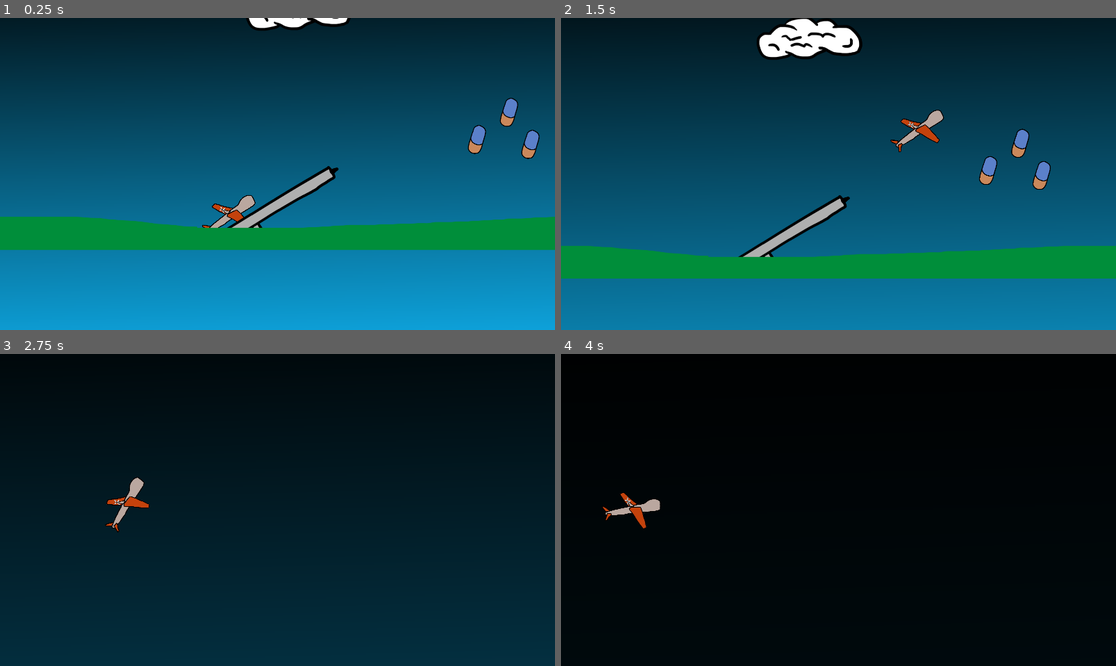
Above: before the commit, frames 1-4 (two rows, left to right).
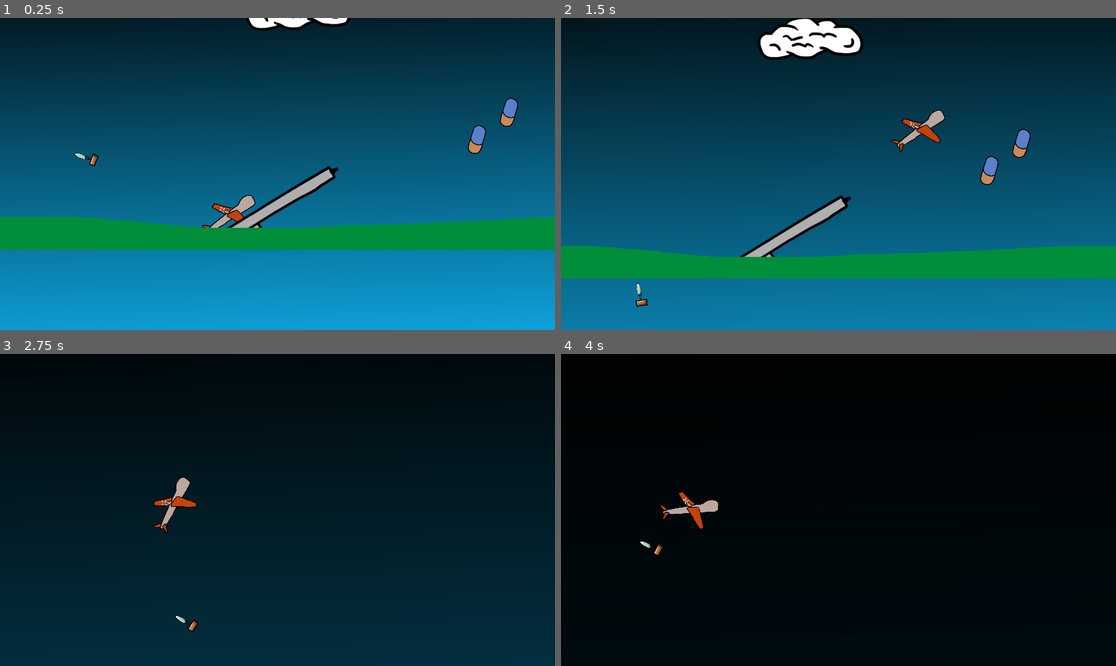
Above: after the commit, the same moments.

Repository: SirLich/ldjam-53
Game: Godot game, scene res://game.tscn
Two runs of this game, one before a commit and one after it. Both use one fixed random seed, a clock stepped at 60 frames per second and the inputs below.
Inputs (mouse positions are in pixels of both pictures, inside the frame that each line leads up to):
- Up to frame 1 (0.25 s): no input
- Up to frame 2 (1.5 s): tap Enter at 0.5 s; move the mouse to (960, 158) at 0.52 s; hold D 0.53-1.28 s; tap Space (spacebar) at 0.6, 1.35 s; move the mouse to (727, 189) at 1.27 s; hold S from 1.28 s (still down)
- Up to frame 3 (2.75 s): move the mouse to (333, 441) at 2.02 s; release S at 2.03 s; hold D from 2.03 s (still down); tap F at 2.1 s; tap Space (spacebar) at 2.3 s
- Up to frame 4 (4 s): move the mouse to (810, 572) at 2.77 s; release D at 2.78 s; hold W 2.78-3.53 s; tap Space (spacebar) at 2.85, 3.6 s; move the mouse to (1005, 556) at 3.52 s; hold A from 3.53 s (still down)

The runs differ from the first frame. In frame 1, 0.3% of the frame differs, in the area x 13-98%, y 35-48%; in frame 2, 1.3%, in the area x 13-89%, y 0-93%; in frame 3, 1.0%; in frame 4, 0.8%.

Commit message:
Start working on art

Diff:
--- a/scenes/drone/drone.gd
+++ b/scenes/drone/drone.gd
@@ -9,6 +9,7 @@
 var launched = false
 
 @onready var pcam : PhantomCamera2D = $Pcam
+@export var package_scene : PackedScene
 @export var world : Node2D
 
 func launch():
@@ -25,6 +26,13 @@
 func _ready():
 	pass # Replace with function body.
 
+func _input(event):
+	if launched and event.is_action_released("spacebar"):
+		var new_package = package_scene.instantiate()
+		new_package.global_position = global_position
+		world.add_child(new_package)
+		new_package.global_position = global_position
+
 func _process(delta):
 	if acceleration:
 		speed = speed * acceleration * delta
--- a/scenes/drone/drone.tscn
+++ b/scenes/drone/drone.tscn
@@ -1,7 +1,8 @@
-[gd_scene load_steps=7 format=3 uid="uid://cwlmal66y0pqe"]
+[gd_scene load_steps=8 format=3 uid="uid://cwlmal66y0pqe"]
 
 [ext_resource type="Script" path="res://scenes/drone/drone.gd" id="1_0dw7l"]
 [ext_resource type="Texture2D" uid="uid://dxrcmy5n3ujpj" path="res://scenes/drone/drone.png" id="1_pqu5d"]
+[ext_resource type="PackedScene" uid="uid://pvqa1wvqcjnb" path="res://scenes/package/package.tscn" id="2_k34j8"]
 [ext_resource type="Script" path="res://addons/phantom_camera/scripts/phantom_camera/phantom_camera_2D.gd" id="3_s0noo"]
 [ext_resource type="Script" path="res://addons/phantom_camera/scripts/resources/tween_resource.gd" id="3_xvibx"]
 
@@ -17,15 +18,16 @@
 
 [node name="Drone" type="Node2D"]
 script = ExtResource("1_0dw7l")
+package_scene = ExtResource("2_k34j8")
 
 [node name="Pcam" type="Node2D" parent="."]
-position = Vector2(700, 0)
+position = Vector2(500, 0)
 script = ExtResource("3_s0noo")
 priority = 0
 zoom = Vector2(1, 1)
 follow_mode = 2
 follow_target = NodePath("..")
-follow_parameters/target_offset = Vector2(700, 0)
+follow_parameters/target_offset = Vector2(500, 0)
 follow_parameters/damping = true
 follow_parameters/damping_value = 10.0
 tween_parameters = SubResource("Resource_daekj")
--- /dev/null
+++ b/scenes/package/package.gd
@@ -0,0 +1,17 @@
+extends Node2D
+
+@export var fall_speed = 300
+var side_speed = 500
+var friction = 500
+
+func _process(delta):
+	position.y += fall_speed * delta
+	position.x += side_speed * delta
+
+	if side_speed > 0:
+		side_speed -= (delta * friction)
+	else:
+		side_speed = 0
+
+
+	rotation =  -max(side_speed / fall_speed, 0.2)
--- /dev/null
+++ b/scenes/package/package.tscn
@@ -0,0 +1,181 @@
+[gd_scene load_steps=16 format=3 uid="uid://pvqa1wvqcjnb"]
+
+[ext_resource type="Script" path="res://scenes/package/package.gd" id="1_5gtdt"]
+[ext_resource type="Texture2D" uid="uid://bvr843p7uvu6y" path="res://scenes/package/parachute.png" id="1_a0gae"]
+[ext_resource type="Texture2D" uid="uid://cjdq36dbkowag" path="res://scenes/package/package.png" id="2_53pns"]
+
+[sub_resource type="Animation" id="Animation_k172s"]
+resource_name = "sway"
+loop_mode = 1
+tracks/0/type = "value"
+tracks/0/imported = false
+tracks/0/enabled = true
+tracks/0/path = NodePath("Box:texture")
+tracks/0/interp = 1
+tracks/0/loop_wrap = true
+tracks/0/keys = {
+"times": PackedFloat32Array(),
+"transitions": PackedFloat32Array(),
+"update": 1,
+"values": []
+}
+tracks/1/type = "value"
+tracks/1/imported = false
+tracks/1/enabled = true
+tracks/1/path = NodePath("Box:position")
+tracks/1/interp = 1
+tracks/1/loop_wrap = true
+tracks/1/keys = {
+"times": PackedFloat32Array(0, 0.5, 1),
+"transitions": PackedFloat32Array(1, 1, 1),
+"update": 0,
+"values": [Vector2(0, 0), Vector2(0, 0), Vector2(0, 0)]
+}
+tracks/2/type = "value"
+tracks/2/imported = false
+tracks/2/enabled = true
+tracks/2/path = NodePath("Box:rotation")
+tracks/2/interp = 1
+tracks/2/loop_wrap = true
+tracks/2/keys = {
+"times": PackedFloat32Array(0, 0.5, 1),
+"transitions": PackedFloat32Array(1, 1, 1),
+"update": 0,
+"values": [0.0756944, -0.167348, 0.0756944]
+}
+
+[sub_resource type="Animation" id="Animation_8lhjd"]
+resource_name = "Open"
+length = 0.3529
+tracks/0/type = "value"
+tracks/0/imported = false
+tracks/0/enabled = true
+tracks/0/path = NodePath("../Visuals/Parachute:scale")
+tracks/0/interp = 1
+tracks/0/loop_wrap = true
+tracks/0/keys = {
+"times": PackedFloat32Array(0, 0.3),
+"transitions": PackedFloat32Array(1, 1),
+"update": 0,
+"values": [Vector2(0.2, 1), Vector2(1, 1)]
+}
+
+[sub_resource type="Animation" id="Animation_giule"]
+length = 0.001
+tracks/0/type = "value"
+tracks/0/imported = false
+tracks/0/enabled = true
+tracks/0/path = NodePath("../Visuals/Parachute:scale")
+tracks/0/interp = 1
+tracks/0/loop_wrap = true
+tracks/0/keys = {
+"times": PackedFloat32Array(0),
+"transitions": PackedFloat32Array(1),
+"update": 0,
+"values": [Vector2(0.2, 1)]
+}
+tracks/1/type = "value"
+tracks/1/imported = false
+tracks/1/enabled = true
+tracks/1/path = NodePath("Box:texture")
+tracks/1/interp = 1
+tracks/1/loop_wrap = true
+tracks/1/keys = {
+"times": PackedFloat32Array(0),
+"transitions": PackedFloat32Array(1),
+"update": 1,
+"values": [ExtResource("2_53pns")]
+}
+tracks/2/type = "value"
+tracks/2/imported = false
+tracks/2/enabled = true
+tracks/2/path = NodePath("Box:position")
+tracks/2/interp = 1
+tracks/2/loop_wrap = true
+tracks/2/keys = {
+"times": PackedFloat32Array(0),
+"transitions": PackedFloat32Array(1),
+"update": 0,
+"values": [Vector2(0, 0)]
+}
+tracks/3/type = "value"
+tracks/3/imported = false
+tracks/3/enabled = true
+tracks/3/path = NodePath("Box:rotation")
+tracks/3/interp = 1
+tracks/3/loop_wrap = true
+tracks/3/keys = {
+"times": PackedFloat32Array(0),
+"transitions": PackedFloat32Array(1),
+"update": 0,
+"values": [0.0756944]
+}
+
+[sub_resource type="AnimationLibrary" id="AnimationLibrary_5lcn0"]
+_data = {
+"Open": SubResource("Animation_8lhjd"),
+"RESET": SubResource("Animation_giule"),
+"sway": SubResource("Animation_k172s")
+}
+
+[sub_resource type="AnimationNodeAnimation" id="AnimationNodeAnimation_u1v7d"]
+animation = &"Open"
+
+[sub_resource type="AnimationNodeAnimation" id="AnimationNodeAnimation_v42bj"]
+animation = &"sway"
+
+[sub_resource type="AnimationNodeStateMachineTransition" id="AnimationNodeStateMachineTransition_87x64"]
+advance_mode = 2
+
+[sub_resource type="AnimationNodeStateMachineTransition" id="AnimationNodeStateMachineTransition_kkrrx"]
+advance_mode = 2
+
+[sub_resource type="AnimationNodeStateMachineTransition" id="AnimationNodeStateMachineTransition_umlu7"]
+advance_mode = 2
+
+[sub_resource type="AnimationNodeStateMachine" id="AnimationNodeStateMachine_fl5sy"]
+states/End/position = Vector2(695, 100)
+states/Open/node = SubResource("AnimationNodeAnimation_u1v7d")
+states/Open/position = Vector2(268, 110)
+states/Start/position = Vector2(112, 110)
+states/sway/node = SubResource("AnimationNodeAnimation_v42bj")
+states/sway/position = Vector2(449, 100)
+transitions = ["Start", "Open", SubResource("AnimationNodeStateMachineTransition_87x64"), "Open", "sway", SubResource("AnimationNodeStateMachineTransition_kkrrx"), "sway", "End", SubResource("AnimationNodeStateMachineTransition_umlu7")]
+graph_offset = Vector2(-97, -102)
+
+[sub_resource type="AnimationNodeStateMachinePlayback" id="AnimationNodeStateMachinePlayback_80082"]
+
+[sub_resource type="CircleShape2D" id="CircleShape2D_hnpp4"]
+radius = 226.374
+
+[node name="Package" type="Node2D"]
+scale = Vector2(0.2, 0.2)
+script = ExtResource("1_5gtdt")
+
+[node name="Open" type="AnimationPlayer" parent="."]
+root_node = NodePath("../Visuals")
+autoplay = "Open"
+libraries = {
+"": SubResource("AnimationLibrary_5lcn0")
+}
+
+[node name="AnimationTree" type="AnimationTree" parent="Open"]
+tree_root = SubResource("AnimationNodeStateMachine_fl5sy")
+anim_player = NodePath("..")
+parameters/playback = SubResource("AnimationNodeStateMachinePlayback_80082")
+
+[node name="Area2D" type="Area2D" parent="."]
+visible = false
+
+[node name="CollisionShape2D" type="CollisionShape2D" parent="Area2D"]
+shape = SubResource("CircleShape2D_hnpp4")
+
+[node name="Visuals" type="Node2D" parent="."]
+
+[node name="Parachute" type="Sprite2D" parent="Visuals"]
+scale = Vector2(0.2, 1)
+texture = ExtResource("1_a0gae")
+
+[node name="Box" type="Sprite2D" parent="Visuals"]
+rotation = 0.0756944
+texture = ExtResource("2_53pns")
--- a/scenes/tile/tile.tscn
+++ b/scenes/tile/tile.tscn
@@ -1,8 +1,9 @@
-[gd_scene load_steps=4 format=3 uid="uid://x2oc338rv3ul"]
+[gd_scene load_steps=5 format=3 uid="uid://x2oc338rv3ul"]
 
 [ext_resource type="Script" path="res://scenes/tile/tile.gd" id="1_baxb0"]
 [ext_resource type="Texture2D" uid="uid://7xy5jtubvjvr" path="res://assets/ground.png" id="1_gikd8"]
 [ext_resource type="PackedScene" uid="uid://cltoxd5aa63go" path="res://scenes/pill/pill.tscn" id="3_npa77"]
+[ext_resource type="PackedScene" uid="uid://pvqa1wvqcjnb" path="res://scenes/package/package.tscn" id="4_7tyam"]
 
 [node name="Tile" type="Node2D"]
 script = ExtResource("1_baxb0")
@@ -17,5 +18,5 @@
 [node name="Pill2" parent="." instance=ExtResource("3_npa77")]
 position = Vector2(1080, 632)
 
-[node name="Pill3" parent="." instance=ExtResource("3_npa77")]
-position = Vector2(1154, 743)
+[node name="Package" parent="." instance=ExtResource("4_7tyam")]
+position = Vector2(1424, 686)
Binary file added: assets/target.png
Not shown, added: assets/target.png.import
Binary file added: scenes/package/package.png
Not shown, added: scenes/package/package.png.import
Binary file added: scenes/package/parachute.png
Not shown, added: scenes/package/parachute.png.import
Not shown, removed: assets/.ground.kra-autosave.kra
Not shown, changed: assets/ground.kra
Not shown, added: assets/package.kra
Not shown, added: assets/target.kra
